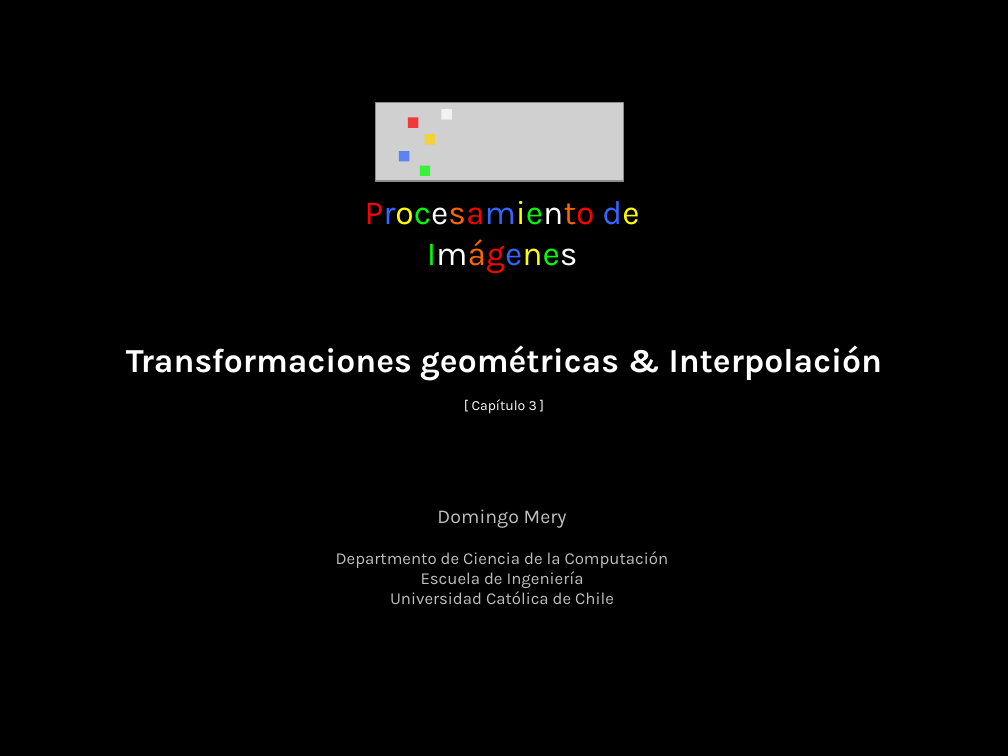
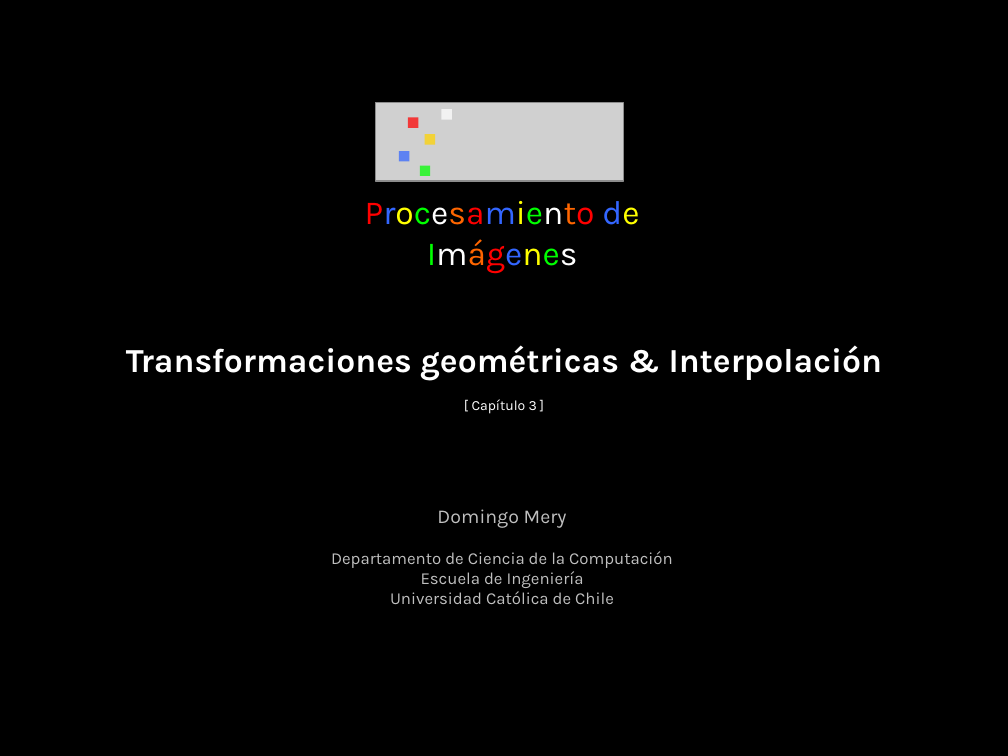
Before and after one commit to domingomery/imagenes, a slide deck: slide 1 of clases/Cap03_Mejoramiento_Espacio/presentations/IMG03_GeoTransformaciones.pptx. Drawn at 1008x756 pixels with LibreOffice and Linux fonts; fonts in the diff are those of the drawing; grey boxes stand for pictures. Boxes give left, top, right and bottom in pixels: in the first picture for what was removed or moved away, otherwise in the second. Text is boxed around its words. In the diff, an @@ line names an element or a change of style, - is before the commit and + after.

```diff
--- a/clases/Cap03_Mejoramiento_Espacio/presentations/IMG03_GeoTransformaciones.pptx
+++ b/clases/Cap03_Mejoramiento_Espacio/presentations/IMG03_GeoTransformaciones.pptx
@@ text at <box>331,551,673,568</box>: text changed @@
-Departmento de Ciencia de la Computación
+Departamento de Ciencia de la Computación
```
Also in this commit, not shown: 1 other file.
